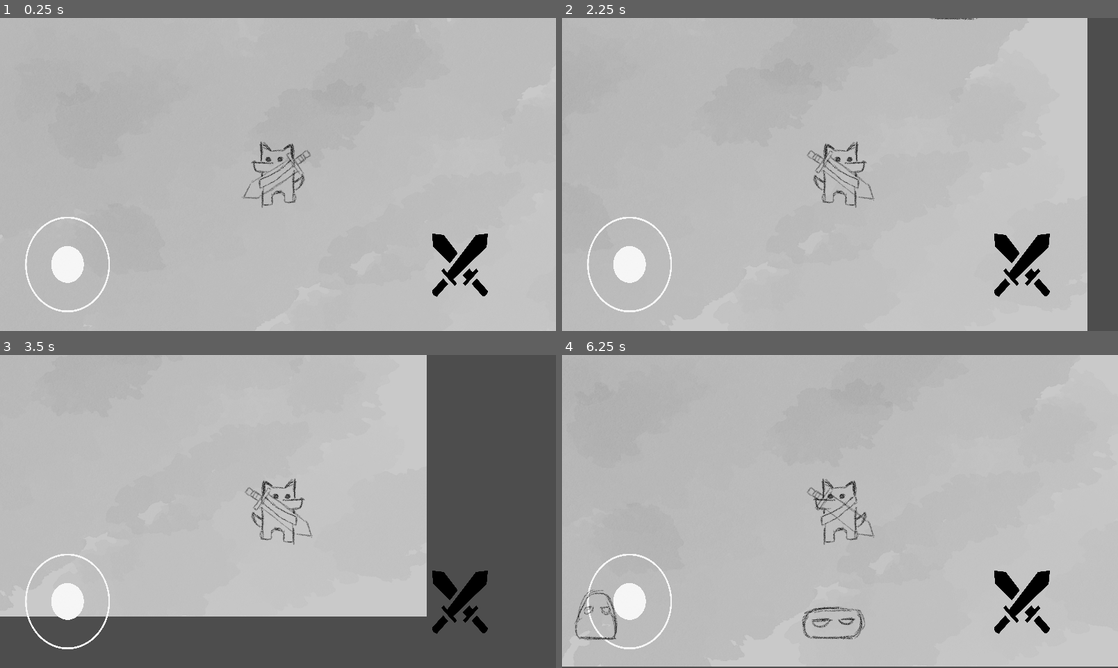
Above: before the commit, frames 1-4 (two rows, left to right).
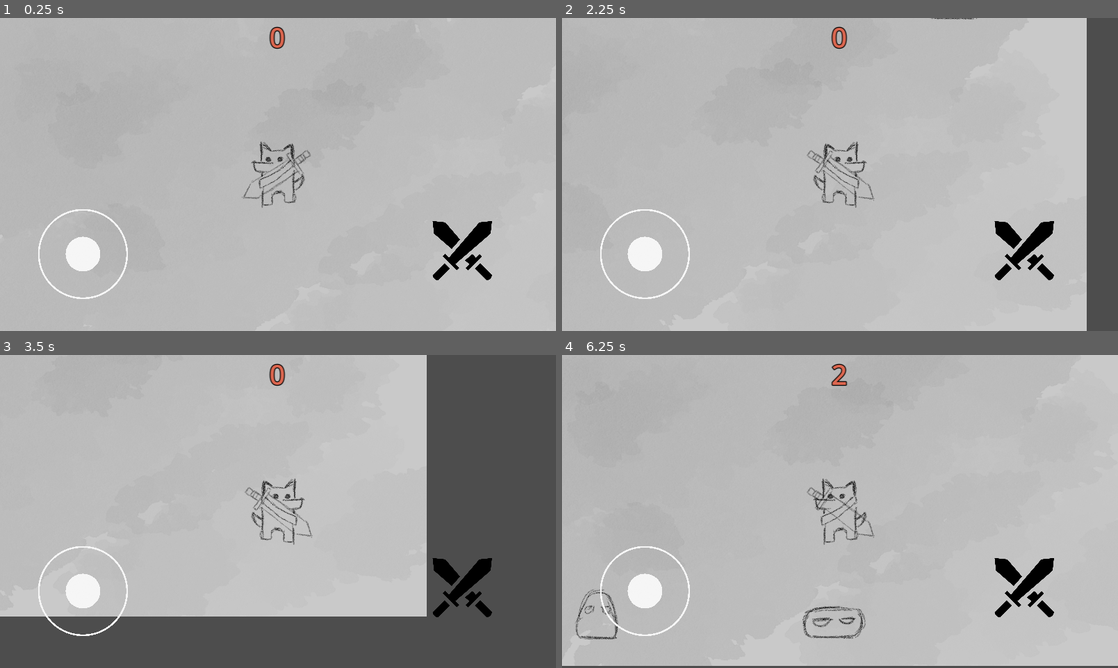
Above: after the commit, the same moments.

Repository: Vented5/DungeonHunters
Game: Godot game, scene res://main.tscn
The game is run twice, just before and just after one commit, with the same random seed, the same clock (stepped at 60 frames per second) and the same inputs.
Inputs (mouse positions are in pixels of both pictures, inside the frame that each line leads up to; where the layout moved, square brackets give the same spot in the first picture):
- Up to frame 1 (0.25 s): no input
- Up to frame 2 (2.25 s): click (645, 252) [628, 265] at 0.5 s; tap Enter at 1.25 s; move the mouse to (962, 158) at 1.27 s; hold D (move_right) 1.28-2.03 s; tap Space (jump) at 1.52 s; move the mouse to (728, 190) at 2.02 s; hold S (move_down) from 2.03 s (still down)
- Up to frame 3 (3.5 s): tap Space (jump) at 2.27 s; move the mouse to (333, 442) at 2.77 s; release S (move_down) at 2.78 s; hold D (move_right) from 2.78 s (still down)
- Up to frame 4 (6.25 s): move the mouse to (812, 574) at 3.52 s; release D (move_right) at 3.53 s; hold W (move_up) 3.53-4.28 s; tap Space (jump) at 3.77, 4.52, 5.27 s; move the mouse to (1006, 558) at 4.27 s; hold A (move_left) 4.28-5.78 s; move the mouse to (673, 464) at 5.02 s; move the mouse to (867, 511) at 5.77 s; hold S (move_down) from 5.78 s (still down)

The runs differ from the first frame. In frame 1, 2.6% of the frame differs, in the area x 4-89%, y 2-94%; in frame 2, 2.8%; in frame 3, 2.6%; in frame 4, 3.4%, in the area x 0-100%, y 2-100%.

Commit message:
Scene(HUD): Virtual joystick and buttons moved to HUD scene, and Score label added, dead_slimes signal added.

Diff:
--- a/Camera2D_scene.tscn
+++ /dev/null
@@ -1,20 +0,0 @@
-[gd_scene load_steps=4 format=3 uid="uid://bfpwvn2sdydk5"]
-
-[ext_resource type="PackedScene" uid="uid://cn0oait4m0s65" path="res://ui/joystick/joystick.tscn" id="1_mbd8b"]
-[ext_resource type="Texture2D" uid="uid://cw543fi4x2eta" path="res://battle.svg" id="2_3pb81"]
-
-[sub_resource type="CircleShape2D" id="CircleShape2D_0grhf"]
-radius = 527.06
-
-[node name="Camera2D" type="Camera2D"]
-
-[node name="Joystick" parent="." instance=ExtResource("1_mbd8b")]
-position = Vector2(-514, 195)
-scale = Vector2(2, 2)
-
-[node name="TouchScreenButton" type="TouchScreenButton" parent="."]
-position = Vector2(376, 128)
-scale = Vector2(0.2, 0.2)
-texture_normal = ExtResource("2_3pb81")
-shape = SubResource("CircleShape2D_0grhf")
-metadata/_edit_group_ = true
--- a/main.gd
+++ b/main.gd
@@ -1,5 +1,6 @@
 extends Node
 
+var score: int
 @export var slime_scene: PackedScene
 @export var player_scene: PackedScene
 var mob_spawn
@@ -15,8 +16,19 @@
 func _process(delta: float) -> void:
 	pass
 
+func new_game():
+	score = 0
+
 func _on_slime_timer_timeout():
 	var slime = slime_scene.instantiate()
 	mob_spawn.progress_ratio = randf()
 	slime.position = mob_spawn.position
 	add_child(slime)
+	slime.connect("slime_died", _on_slime_died, 0)
+
+func _on_slime_died():
+	score += 1
+	update_score_label()
+
+func update_score_label():
+	$HUD/Score.text = str(score)
--- a/main.tscn
+++ b/main.tscn
@@ -1,17 +1,29 @@
-[gd_scene load_steps=8 format=3 uid="uid://cht2ngyuph4ad"]
+[gd_scene load_steps=11 format=3 uid="uid://cht2ngyuph4ad"]
 
 [ext_resource type="Script" path="res://main.gd" id="1_mtfga"]
 [ext_resource type="Texture2D" uid="uid://ri4h47dj2eer" path="res://background.jpg" id="2_nr6sa"]
 [ext_resource type="PackedScene" uid="uid://qiw2xgc314o0" path="res://player.tscn" id="3_kvypv"]
 [ext_resource type="PackedScene" uid="uid://dq1vsa5w8gn5o" path="res://slime/slime.tscn" id="3_ultmg"]
 [ext_resource type="PackedScene" uid="uid://dmqo0lbsrv8ql" path="res://sword.tscn" id="5_67oaq"]
-[ext_resource type="PackedScene" uid="uid://bfpwvn2sdydk5" path="res://Camera2D_scene.tscn" id="6_bkfw8"]
+[ext_resource type="Texture2D" uid="uid://cw543fi4x2eta" path="res://battle.svg" id="7_fomfm"]
+[ext_resource type="PackedScene" uid="uid://cn0oait4m0s65" path="res://ui/joystick/joystick.tscn" id="8_e1ji3"]
 
 [sub_resource type="Curve2D" id="Curve2D_p1a8s"]
 _data = {
 "points": PackedVector2Array(0, 0, 0, 0, -144, -96, 0, 0, 0, 0, 1472, -96, 0, 0, 0, 0, 1472, 800, 0, 0, 0, 0, -144, 800, 0, 0, 0, 0, -144, -96)
 }
 point_count = 5
+
+[sub_resource type="LabelSettings" id="LabelSettings_c5fm1"]
+font_size = 64
+font_color = Color(0.863433, 0.402031, 0.308234, 1)
+outline_size = 8
+outline_color = Color(0, 0, 0, 1)
+shadow_size = 32
+shadow_color = Color(0.00139673, 0.00139673, 0.00139673, 0)
+
+[sub_resource type="CircleShape2D" id="CircleShape2D_etmht"]
+radius = 527.06
 
 [node name="Main" type="Node"]
 script = ExtResource("1_mtfga")
@@ -28,7 +40,7 @@
 
 [node name="Sword" parent="Player" instance=ExtResource("5_67oaq")]
 
-[node name="Camera2D" parent="Player" instance=ExtResource("6_bkfw8")]
+[node name="Camera2D" type="Camera2D" parent="Player"]
 scale = Vector2(0.942599, 1.06142)
 
 [node name="Mob_spawn_path" type="Path2D" parent="."]
@@ -42,7 +54,30 @@
 
 [node name="Slime_timer" type="Timer" parent="."]
 
-[connection signal="pressed" from="Player/Camera2D/TouchScreenButton" to="Player" method="_on_touch_screen_button_pressed"]
+[node name="HUD" type="CanvasLayer" parent="."]
+
+[node name="Score" type="Label" parent="HUD"]
+anchors_preset = 5
+anchor_left = 0.5
+anchor_right = 0.5
+offset_left = -20.0
+offset_right = 20.0
+offset_bottom = 23.0
+grow_horizontal = 2
+text = "0
+"
+label_settings = SubResource("LabelSettings_c5fm1")
+
+[node name="TouchScreenButton" type="TouchScreenButton" parent="HUD"]
+position = Vector2(996, 467)
+scale = Vector2(0.2, 0.2)
+texture_normal = ExtResource("7_fomfm")
+shape = SubResource("CircleShape2D_etmht")
+metadata/_edit_group_ = true
+
+[node name="Joystick" parent="HUD" instance=ExtResource("8_e1ji3")]
+position = Vector2(191, 543)
+scale = Vector2(2, 2)
+
 [connection signal="timeout" from="Slime_timer" to="." method="_on_slime_timer_timeout"]
-
-[editable path="Player/Camera2D"]
+[connection signal="pressed" from="HUD/TouchScreenButton" to="Player" method="_on_touch_screen_button_pressed"]
--- a/player.gd
+++ b/player.gd
@@ -15,7 +15,7 @@
 func _ready():
 	#weapon = weapon_scene.instantiate()
 	weapon = $Sword
-	joystick = $Camera2D/Joystick
+	joystick = $"../HUD/Joystick"
 	weapon.collision_mask &= ~2
 	print("Máscara inicial:", weapon.collision_mask)
 	#weapon.collision_layer = 0
--- a/slime/slime.gd
+++ b/slime/slime.gd
@@ -1,4 +1,6 @@
 extends CharacterBody2D
+
+signal slime_died
 
 var speed = 100
 var direction
@@ -28,3 +30,4 @@
 		# Luego espera un frame para asegurarse de que no haya más procesos pendientes
 		await get_tree().create_timer(0.0).timeout
 		queue_free()  # Elimina el enemigo
+		emit_signal("slime_died")
